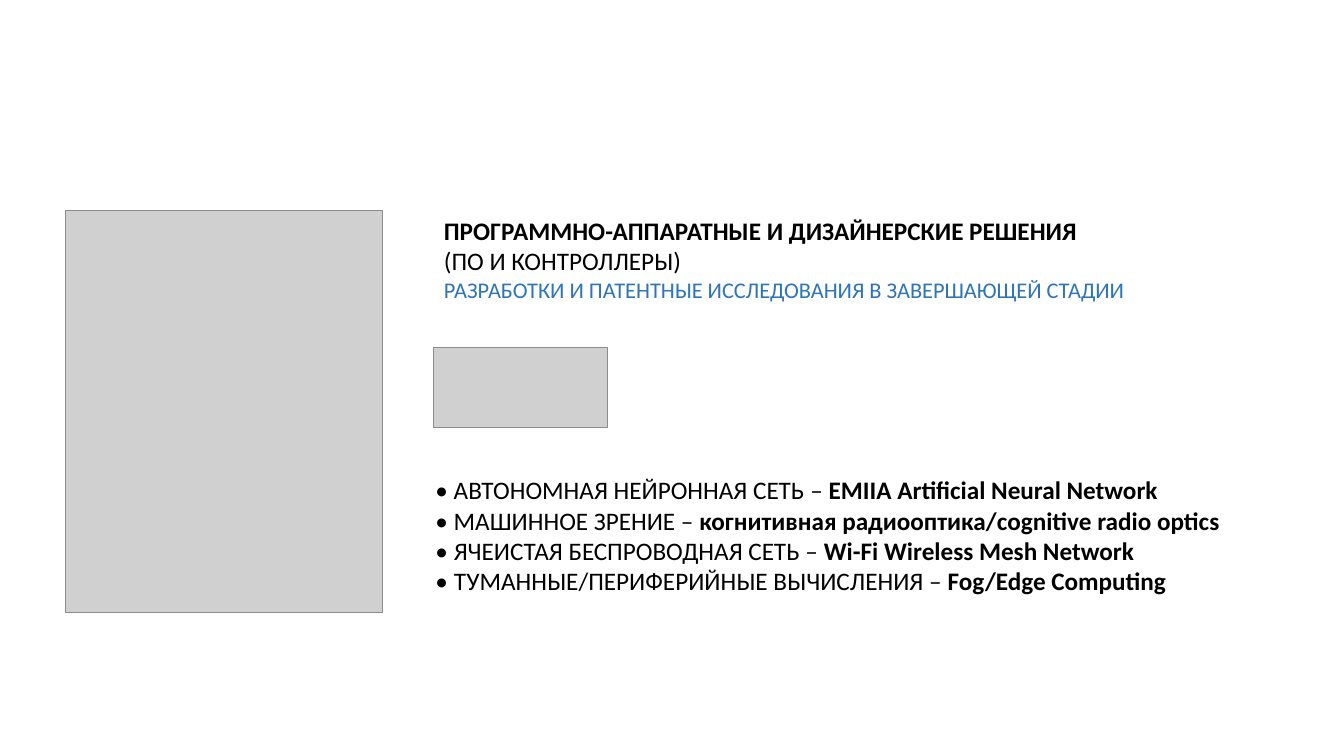
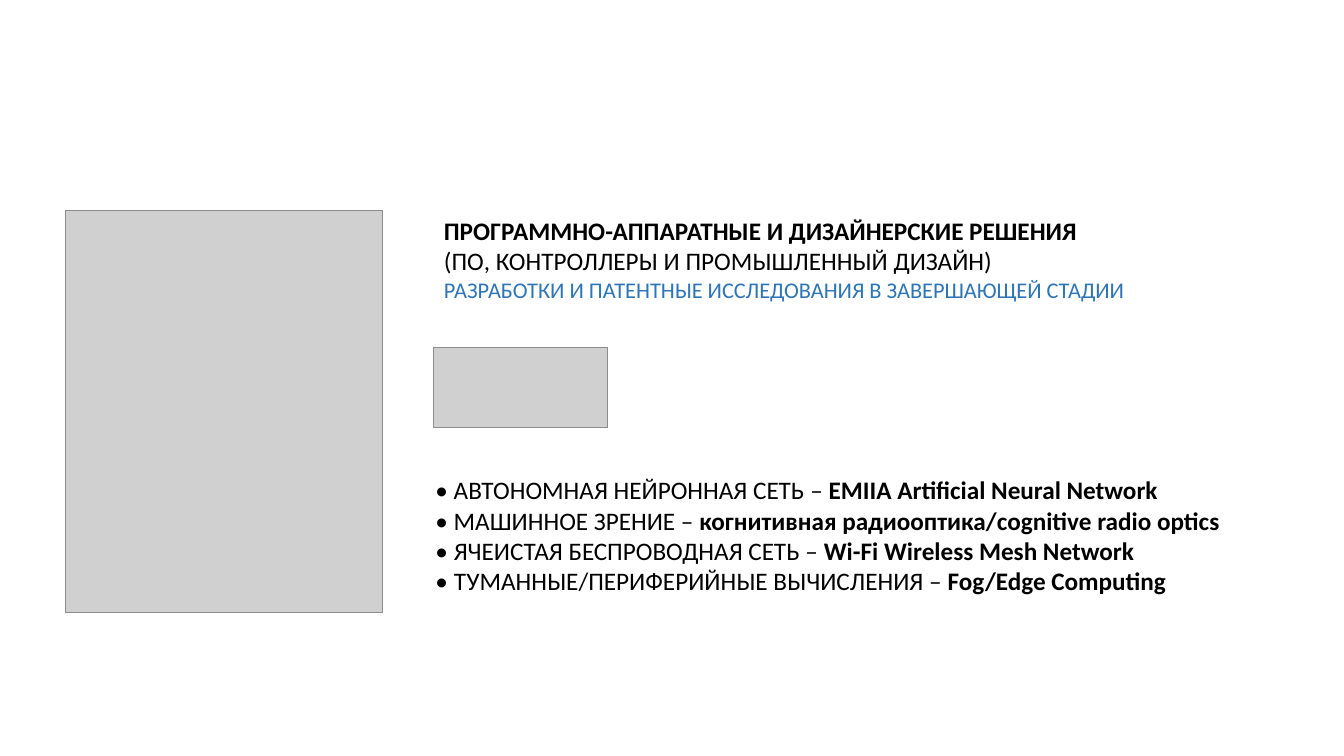
Before and after one commit to iACTUATOR/iactuator.ru, a slide deck: slide 5 of actuator.pptx. Drawn at 1344x756 pixels with LibreOffice and Linux fonts; fonts in the diff are those of the drawing; grey boxes stand for pictures. Boxes give left, top, right and bottom in pixels: in the first picture for what was removed or moved away, otherwise in the second. Text is boxed around its words. In the diff, an @@ line names an element or a change of style, - is before the commit and + after.

```diff
--- a/actuator.pptx
+++ b/actuator.pptx
@@ text at <box>444,250,992,274</box>: text changed @@
-(ПО И КОНТРОЛЛЕРЫ)
+(ПО, КОНТРОЛЛЕРЫ И ПРОМЫШЛЕННЫЙ ДИЗАЙН)
```
Also in this commit, not shown: 1 other file.
